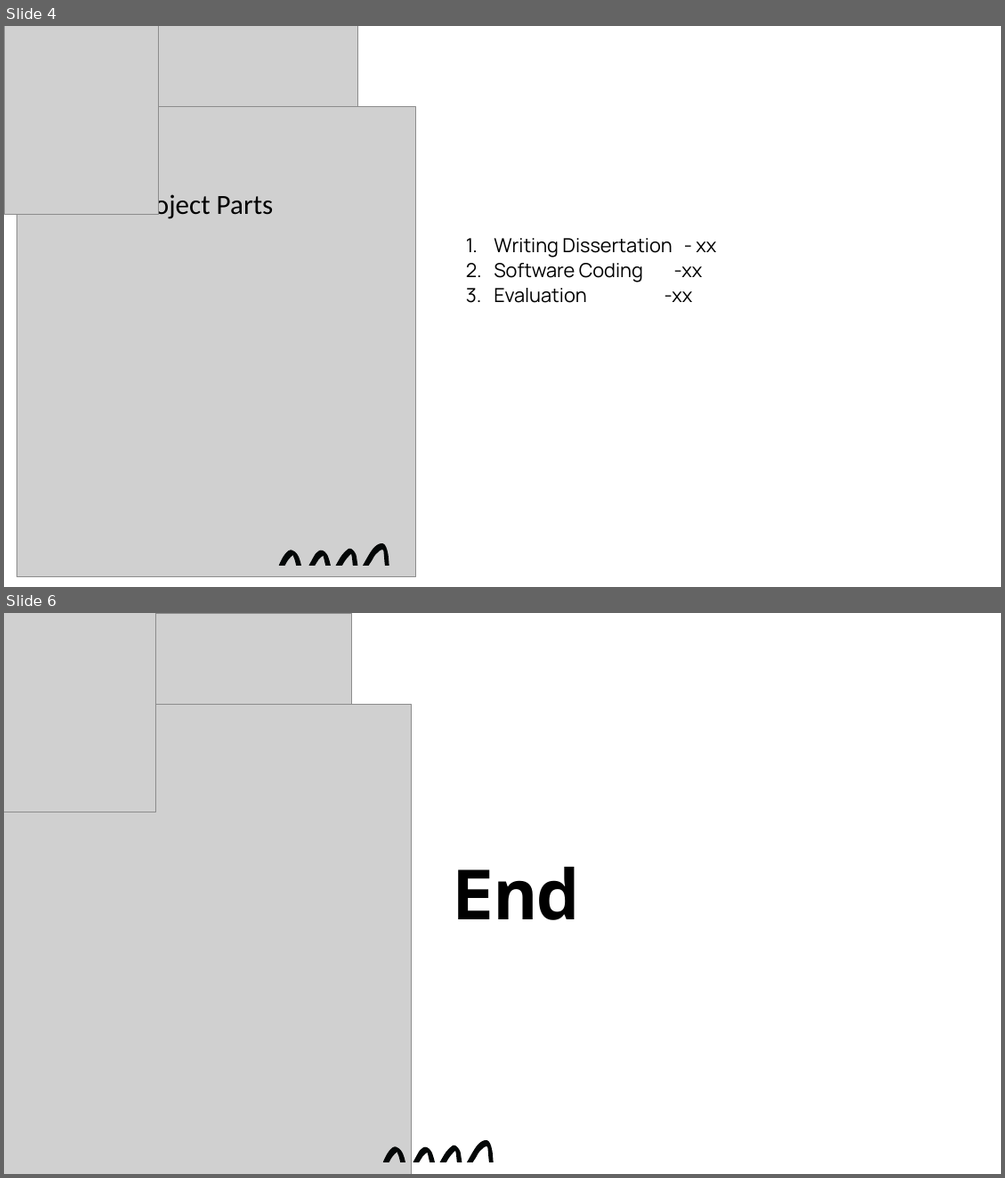
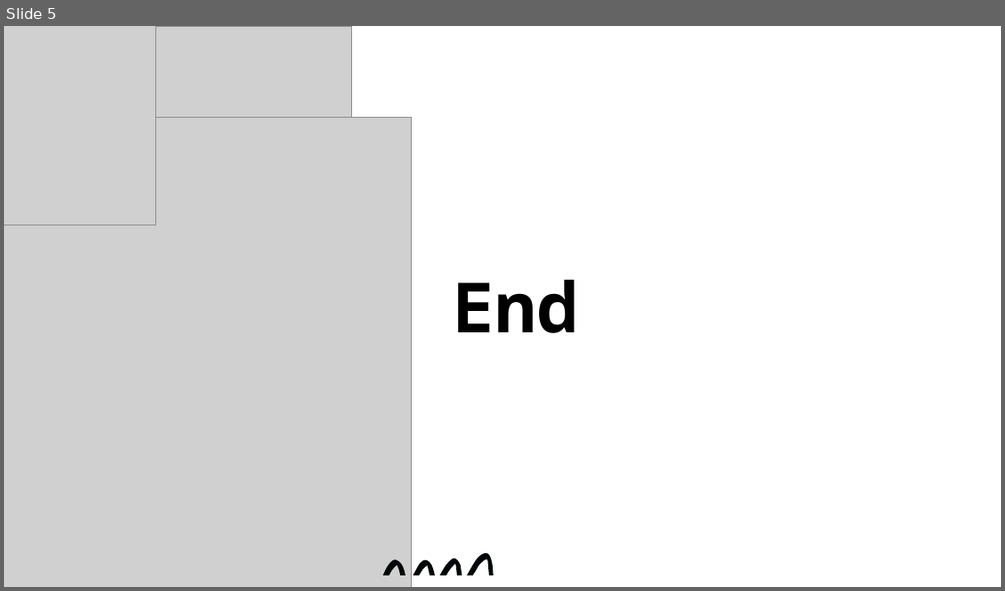
Before and after one commit to andrewwu531/final_year_dissertation, a slide deck: Documentations/Supervisor Meeting PowerPoints/13._Supervisor_Meeting_12Feb21.pptx. Shown one above the other, each under a label of ours: slides 4 and 6 before the commit, slide 5 after it; the slides between them are not shown. The pictures are 1005x1178 and 1005x591 pixels, drawn with LibreOffice and Linux fonts; fonts in the diff are those of the drawing; grey boxes stand for pictures. Boxes give left, top, right and bottom in pixels: in the first picture for what was removed or moved away, otherwise in the second. Text is boxed around its words. In the diff, an @@ line names an element or a change of style, - is before the commit and + after.

Commit message:
dissertation

```diff
--- a/Documentations/Supervisor Meeting PowerPoints/13._Supervisor_Meeting_12Feb21.pptx
+++ b/Documentations/Supervisor Meeting PowerPoints/13._Supervisor_Meeting_12Feb21.pptx
@@ slide 4 removed at (x1=4, y1=26, x2=1001, y2=587), background #FFFFFF @@
@@ picture removed at (x1=4, y1=26, x2=159, y2=214) @@
@@ picture removed at (x1=16, y1=26, x2=357, y2=465) @@
@@ picture removed at (x1=16, y1=107, x2=415, y2=576) @@
@@ text removed at (x1=42, y1=191, x2=274, y2=219) @@
-1. Rank Project Parts
@@ text removed at (x1=494, y1=238, x2=716, y2=303) @@
-1. Writing Dissertation - xx
-2. Software Coding -xx
-3. Evaluation -xx
@@ freeform shape removed at (x1=279, y1=543, x2=388, y2=565) @@
@@ what was slide 6 is now slide 5 @@
```
Also in this commit, not shown: 2 slides changed, 2 other files.
